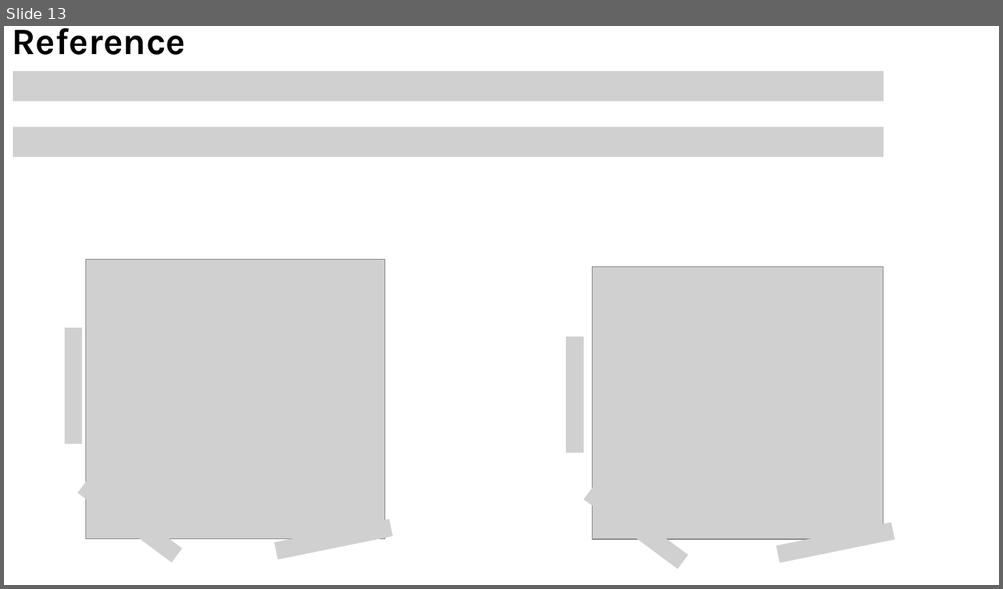
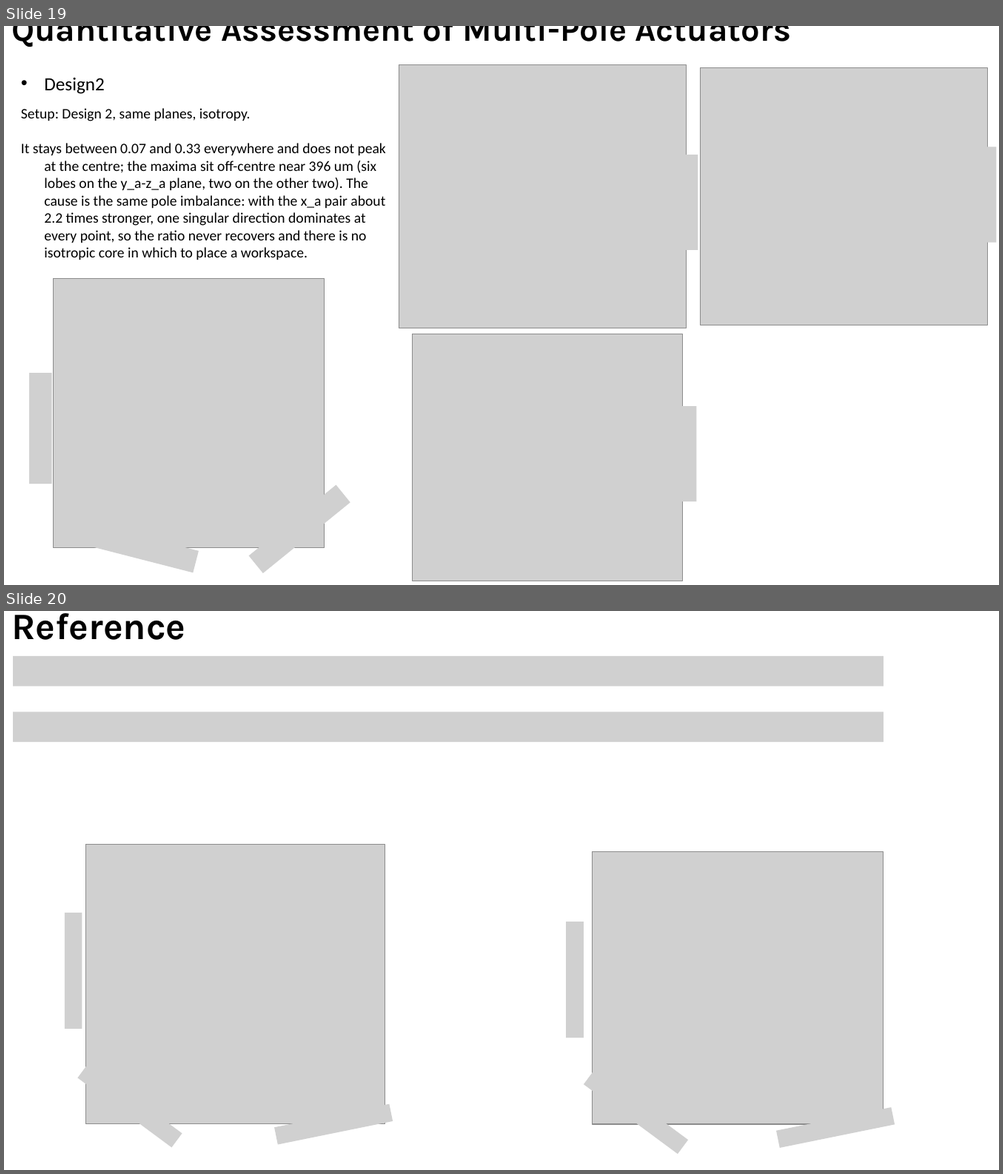
Before and after one commit to sss0933777958-afk/FEM_sim, a slide deck: magnetic_sim/ANSYS/main/figures/Paper_fig_V5.pptx. Shown one above the other, each under a label of ours: slide 13 before the commit, slides 19 and 20 after it. The pictures are 1003x589 and 1003x1174 pixels, drawn with LibreOffice and Linux fonts; fonts in the diff are those of the drawing; grey boxes stand for pictures. Boxes give left, top, right and bottom in pixels: in the first picture for what was removed or moved away, otherwise in the second. Text is boxed around its words. In the diff, an @@ line names an element or a change of style, - is before the commit and + after.

```diff
--- a/magnetic_sim/ANSYS/main/figures/Paper_fig_V5.pptx
+++ b/magnetic_sim/ANSYS/main/figures/Paper_fig_V5.pptx
@@ slide 19 added at box(4, 26, 999, 585), background #FFFFFF @@
@@ title added at box(11, 26, 791, 47), 32.4 pt, text #000000, bold @@
+Quantitative Assessment of Multi-Pole Actuators
@@ picture added at box(398, 64, 686, 328) @@
@@ picture added at box(700, 67, 987, 324) @@
@@ text added at box(44, 77, 104, 94), 18 pt, text #000000 @@
+• Design2
@@ text added at box(21, 108, 386, 260), 14 pt, text #000000 @@
+Setup: Design 2, same planes, isotropy.
+It stays between 0.07 and 0.33 everywhere and does not peak at the centre; the maxima sit off-centre near 396 um (six lobes on the y_a-z_a plane, two on the other two). The cause is the same pole imbalance: with the x_a pair about 2.2 times stronger, one singular direction dominates at every point, so the ratio never recovers and there is no isotropic core in which to place a workspace.
@@ picture added at box(668, 154, 698, 249) @@
@@ picture added at box(967, 147, 996, 242) @@
@@ rectangle added at box(683, 188, 700, 223), fill #FFFFFF @@
@@ picture added at box(412, 334, 683, 582) @@
@@ group added at box(30, 278, 350, 574): 4 pictures @@
@@ picture added at box(666, 406, 697, 502) @@
@@ what was slide 13 is now slide 20 @@
```
Also in this commit, not shown: 9 slides changed, 6 other slides added, 33 other files.
